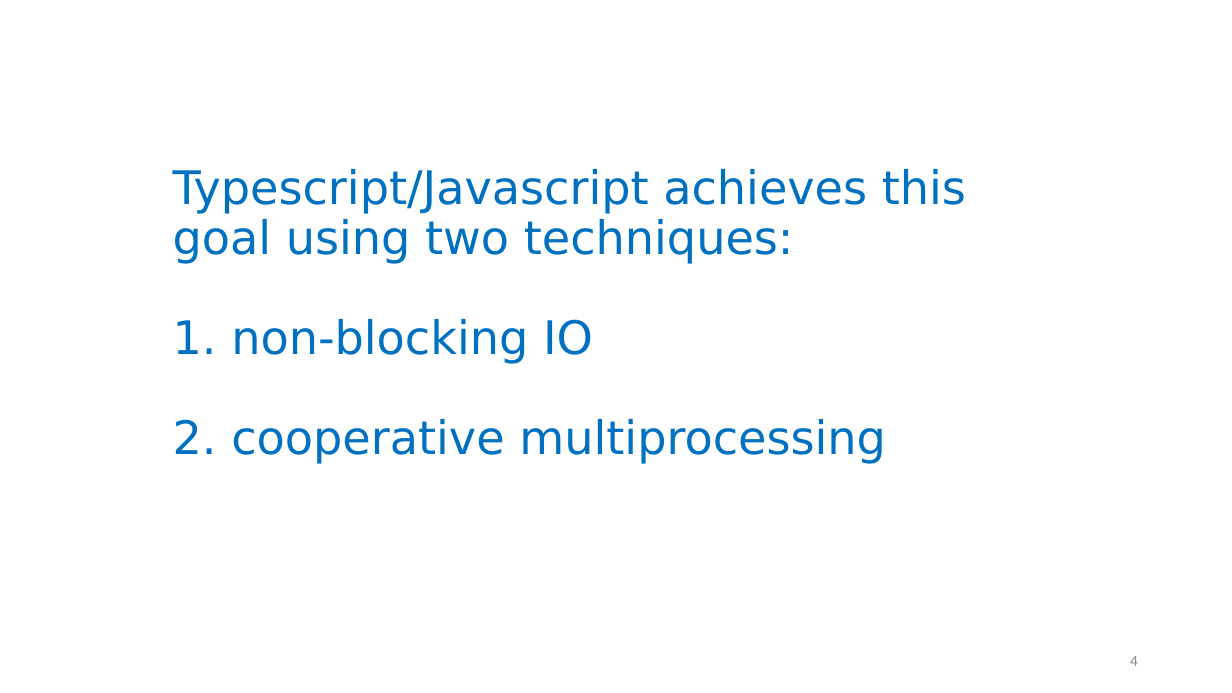
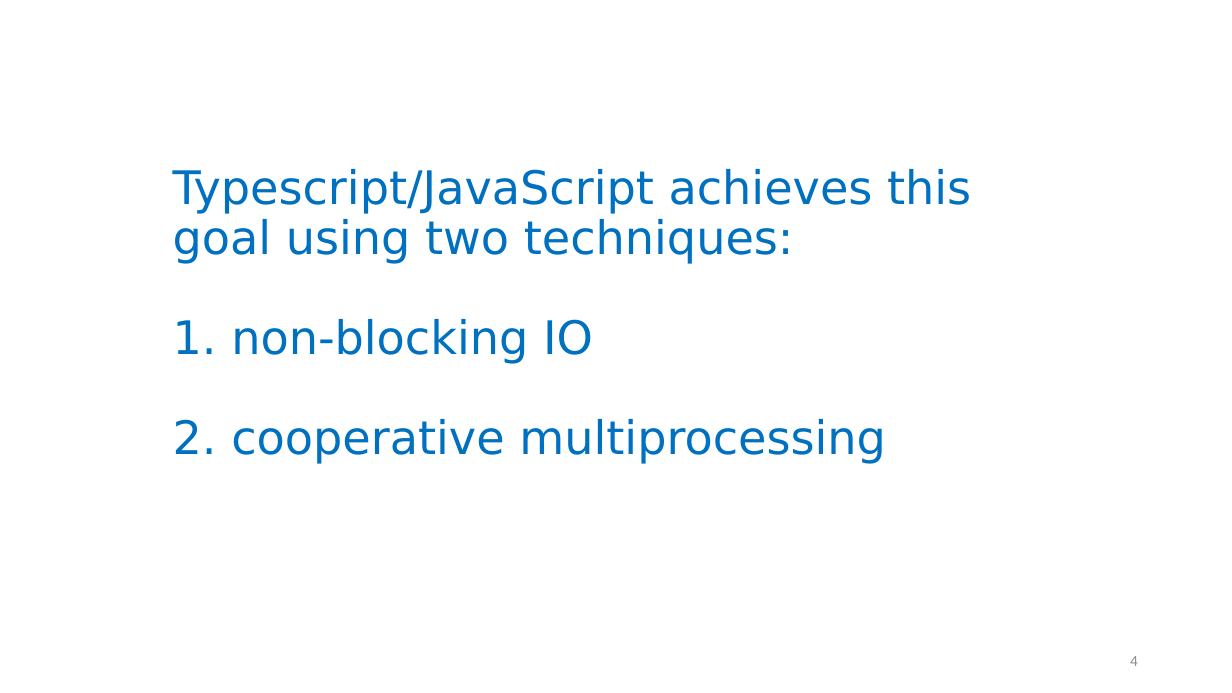
Before and after one commit to neu-se/CS4530-Fall-2026, a slide deck: slide 4 of Slides/Module 08 Concurrency.pptx. Drawn at 1232x693 pixels with LibreOffice and Linux fonts; fonts in the diff are those of the drawing. Boxes give left, top, right and bottom in pixels: in the first picture for what was removed or moved away, otherwise in the second. Text is boxed around its words. In the diff, an @@ line names an element or a change of style, - is before the commit and + after.

```diff
--- a/Slides/Module 08 Concurrency.pptx
+++ b/Slides/Module 08 Concurrency.pptx
@@ title at [173,169,971,464]: text changed @@
-Typescript/Javascript achieves this goal using two techniques:
-1. non-blocking IO
-2. cooperative multiprocessing
+Typescript/JavaScript achieves this goal using two techniques:
+1. non-blocking IO
+2. cooperative multiprocessing
```
Also in this commit, not shown: 11 other slides changed, 7 slides added, 1 other file.
